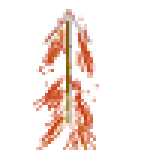
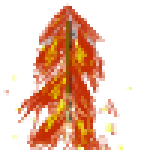
Revision of a layered 150px x 150px image; what changed, layer by layer:
showed "C", painted on it over [18, 9, 120, 150]
showed "B", painted on it over [12, 3, 117, 150]
removed layer "A" over [33, 9, 99, 150]
showed "Capa #1", painted on it over [3, 6, 132, 150]
showed "Capa" over [39, 9, 99, 147]
